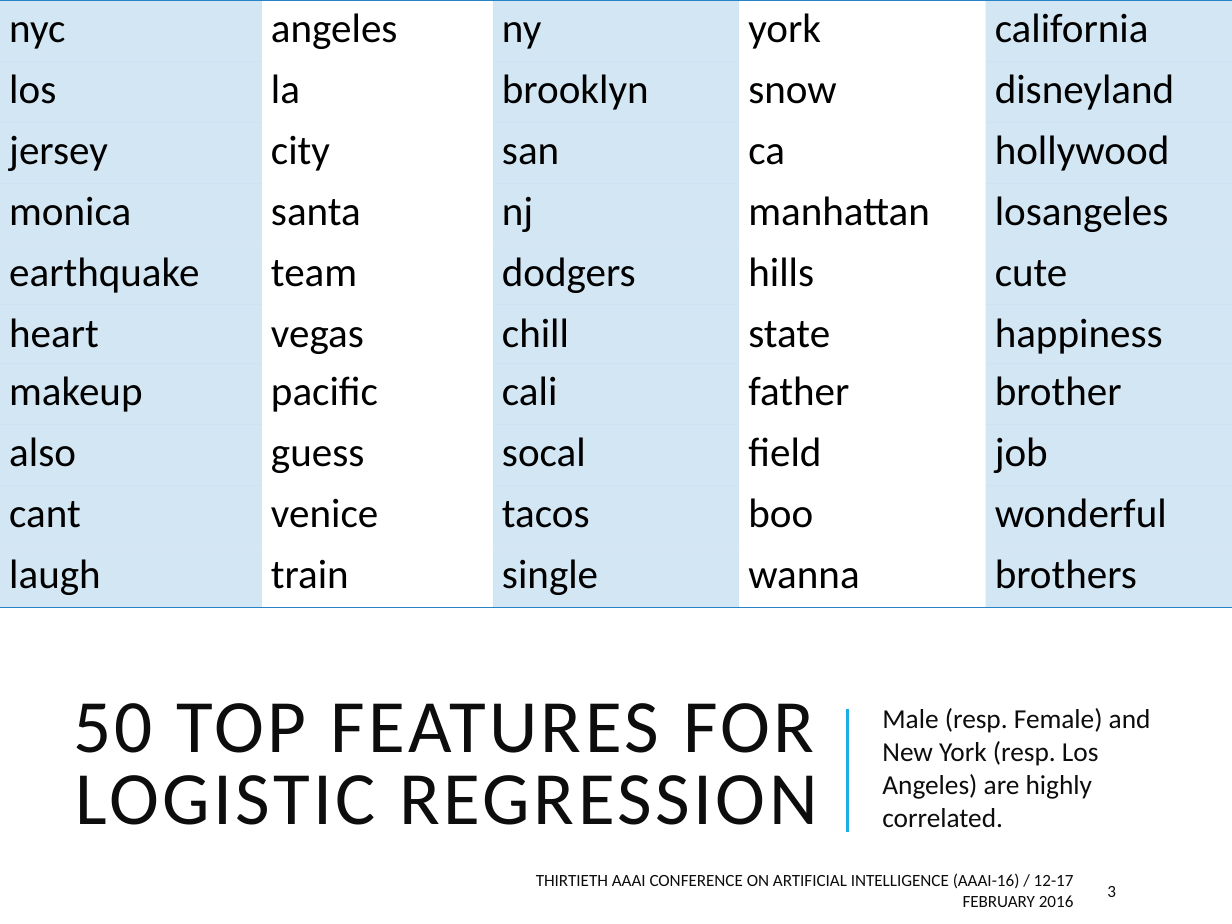
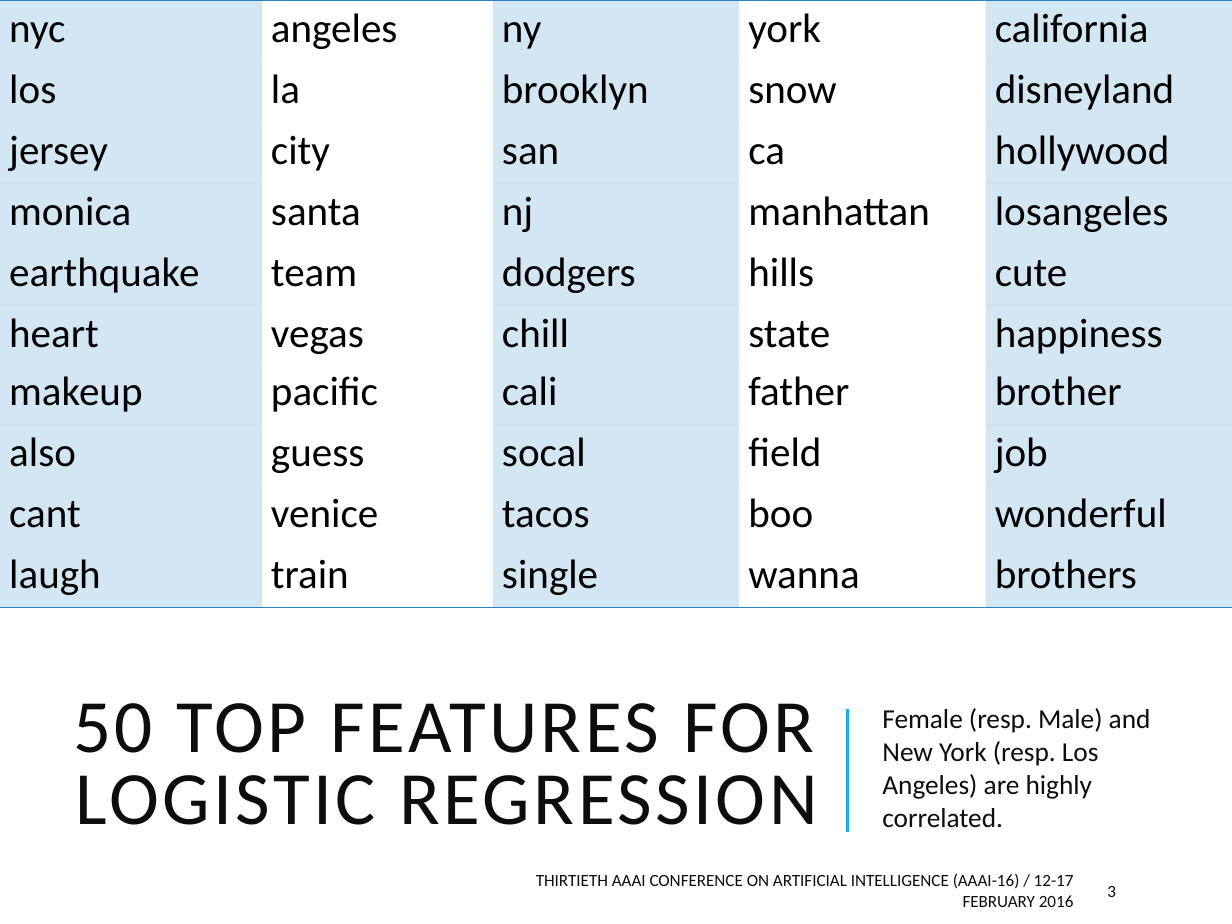
Before and after one commit to tapilab/aaai-2016-robust, a slide deck: slide 3 of slides/slides.pptx. Drawn at 1232x924 pixels with LibreOffice and Linux fonts; fonts in the diff are those of the drawing. Boxes give left, top, right and bottom in pixels: in the first picture for what was removed or moved away, otherwise in the second. Text is boxed around its words. In the diff, an @@ line names an element or a change of style, - is before the commit and + after.

```diff
--- a/slides/slides.pptx
+++ b/slides/slides.pptx
@@ text at [882,708,1151,828]: text changed @@
-Male (resp. Female) and New York (resp. Los Angeles) are highly correlated.
+Female (resp. Male) and New York (resp. Los Angeles) are highly correlated.
```
Also in this commit, not shown: 2 other slides changed, 1 other file.
